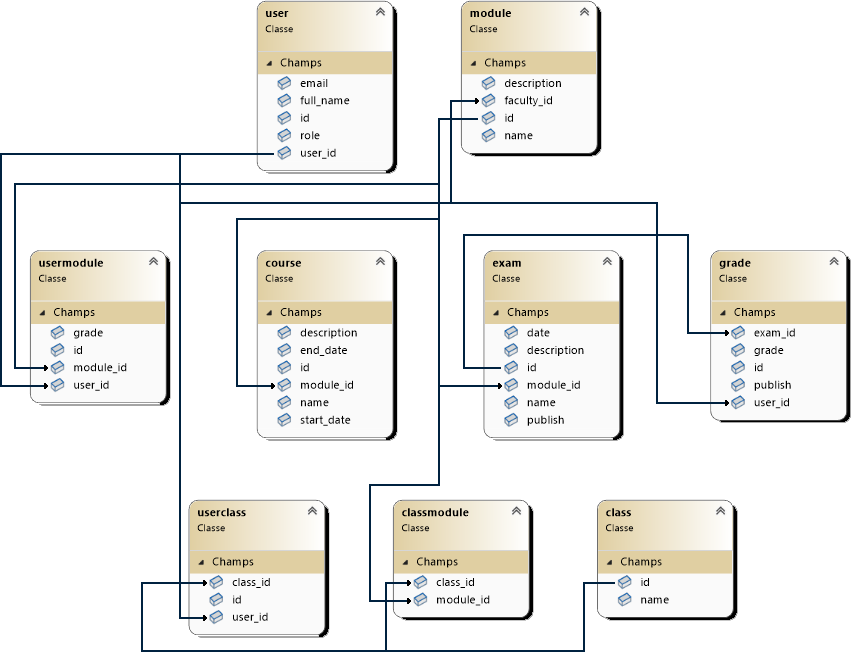
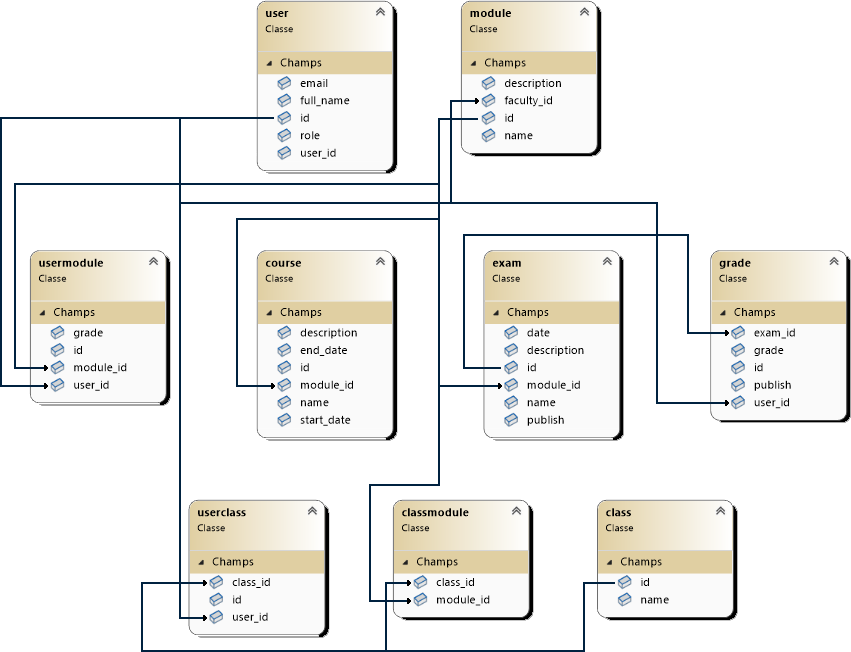
Before/after of a (851, 652) layered artwork. What changed in the layer stack:
painted on "Calque 1" over [0, 117, 274, 156]
